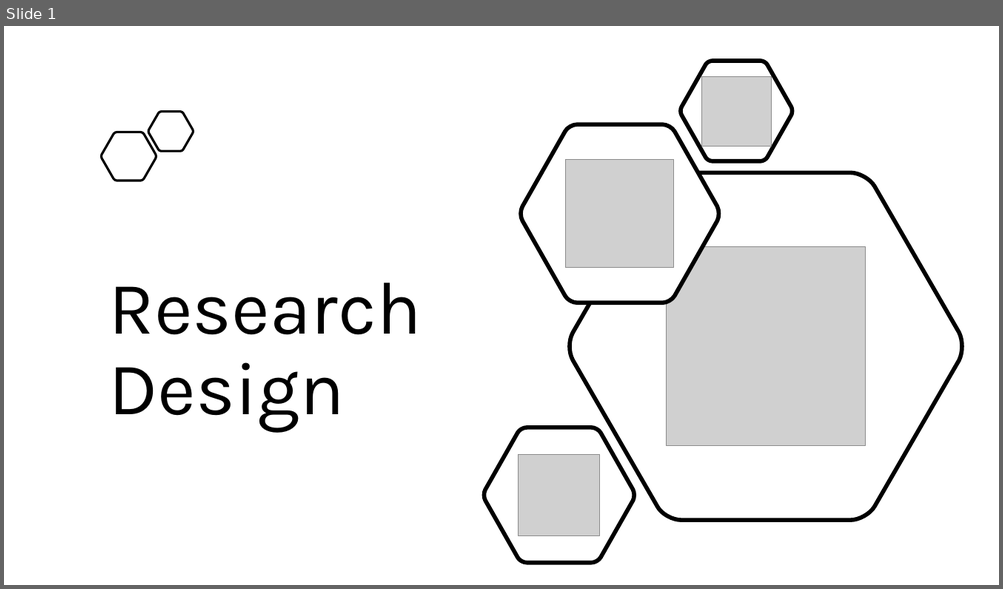
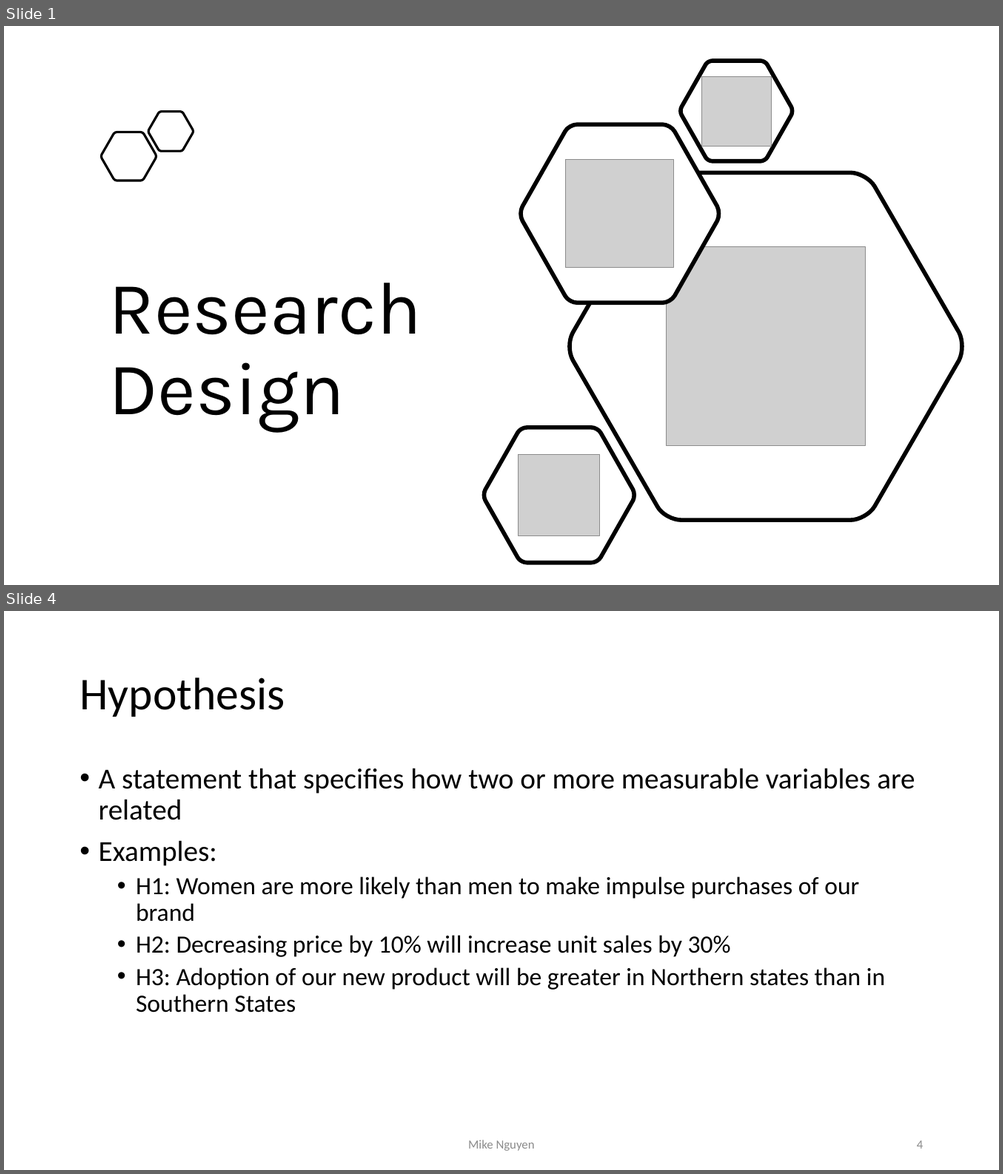
Before and after one commit to mikenguyen13/mar4050, a slide deck: lectures/2/Unit4_Research Design.pptx. Shown one above the other, each under a label of ours: slide 1 before the commit, slides 1 and 4 after it; the slides between them are not shown. The pictures are 1003x589 and 1003x1174 pixels, drawn with LibreOffice and Linux fonts; fonts in the diff are those of the drawing; grey boxes stand for pictures. Boxes give left, top, right and bottom in pixels: in the first picture for what was removed or moved away, otherwise in the second. Text is boxed around its words. In the diff, an @@ line names an element or a change of style, - is before the commit and + after.

```diff
--- a/lectures/2/Unit4_Research Design.pptx
+++ b/lectures/2/Unit4_Research Design.pptx
@@ slide 4 added at (x1=4, y1=611, x2=999, y2=1170), background #FFFFFF @@
@@ title added at (x1=79, y1=678, x2=284, y2=717), 44 pt, text #000000 @@
+Hypothesis
@@ text added at (x1=99, y1=768, x2=914, y2=1013), 24 pt, text #000000 @@
+• A statement that specifies how two or more measurable variables are related
+• Examples:
+  • H1: Women are more likely than men to make impulse purchases of our brand
+  • H2: Decreasing price by 10% will increase unit sales by 30%
+  • H3: Adoption of our new product will be greater in Northern states than in Southern States
@@ text added at (x1=468, y1=1140, x2=535, y2=1151), 12 pt, text #8C8C8C @@
+Mike Nguyen
@@ page number added at (x1=916, y1=1141, x2=922, y2=1149), 12 pt, text #8C8C8C @@
+4
```
Also in this commit, not shown: 17 other slides added, 9 other files.
